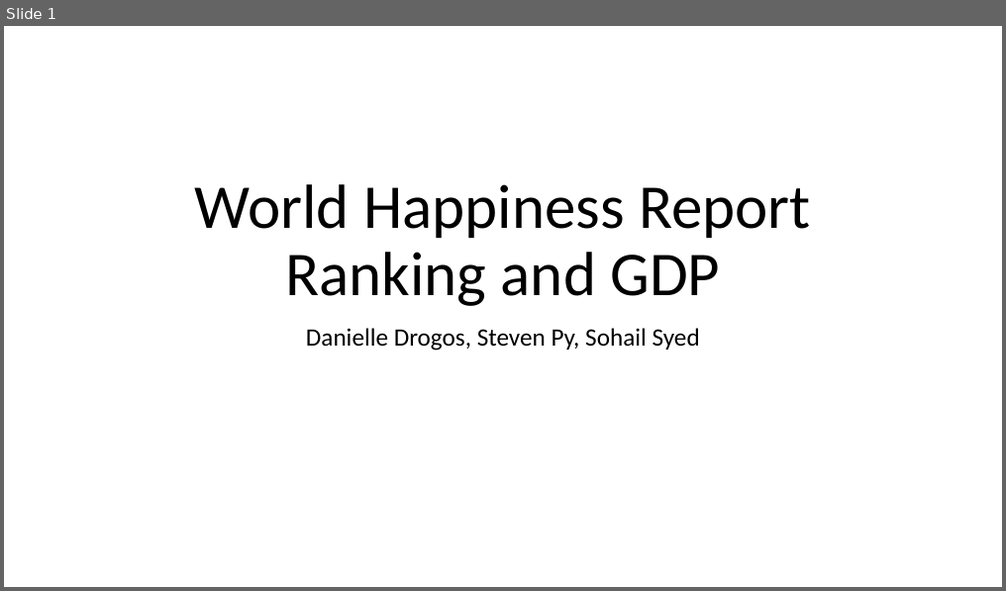
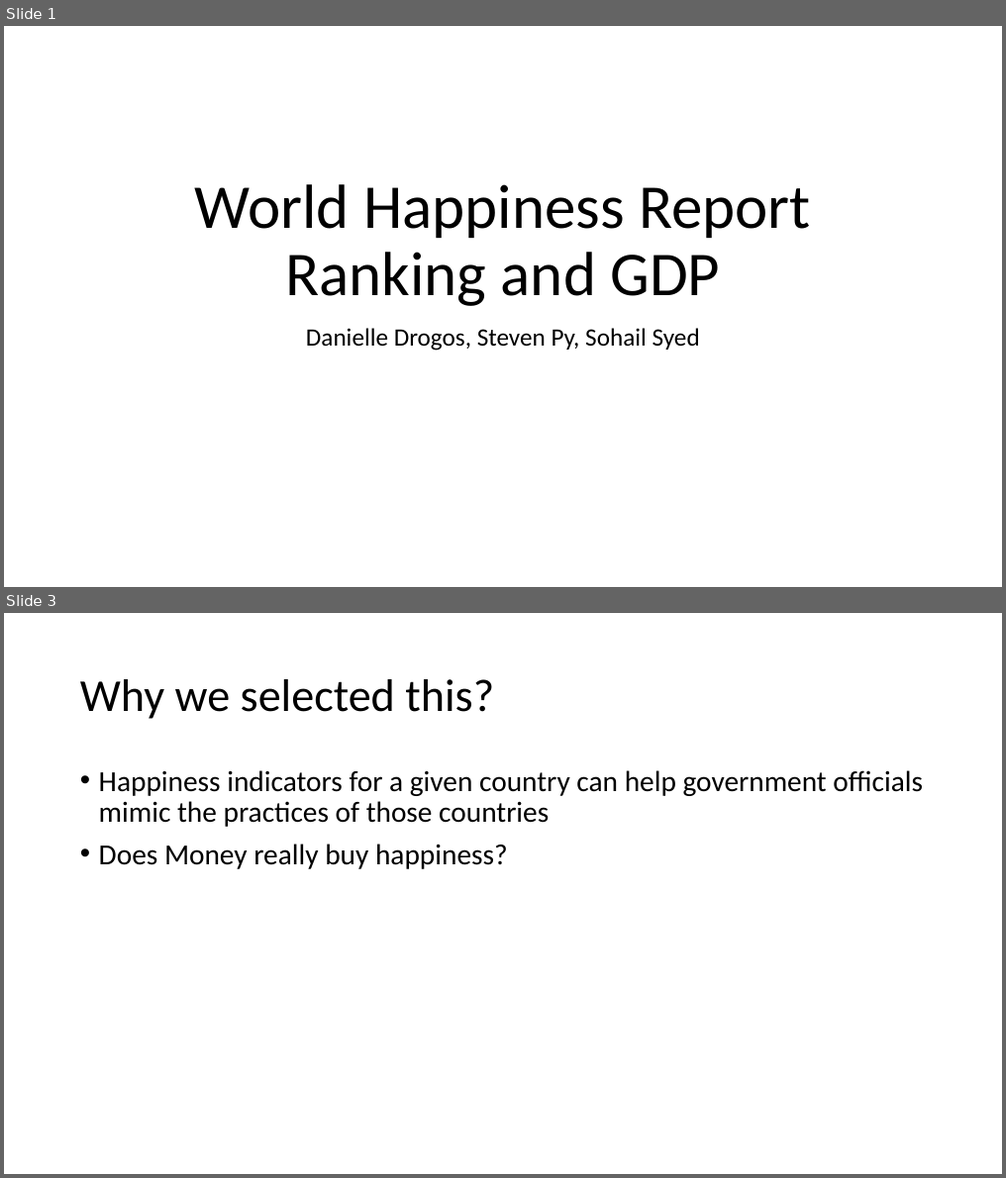
Before and after one commit to ssyed21/final-project, a slide deck: UCB_Bootcamp_Final.pptx. Shown one above the other, each under a label of ours: slide 1 before the commit, slides 1 and 3 after it; the slides between them are not shown. The pictures are 1006x591 and 1006x1178 pixels, drawn with LibreOffice and Linux fonts; fonts in the diff are those of the drawing. Boxes give left, top, right and bottom in pixels: in the first picture for what was removed or moved away, otherwise in the second. Text is boxed around its words. In the diff, an @@ line names an element or a change of style, - is before the commit and + after.

```diff
--- a/UCB_Bootcamp_Final.pptx
+++ b/UCB_Bootcamp_Final.pptx
@@ slide 3 added at (4,613,1002,1174), background #FFFFFF @@
@@ title added at (80,679,494,719), 44 pt, text #000000 @@
+Why we selected this?
@@ text added at (99,770,923,869), 28 pt, text #000000 @@
+• Happiness indicators for a given country can help government officials mimic the practices of those countries
+• Does Money really buy happiness?
```
Also in this commit, not shown: 3 other slides added.
